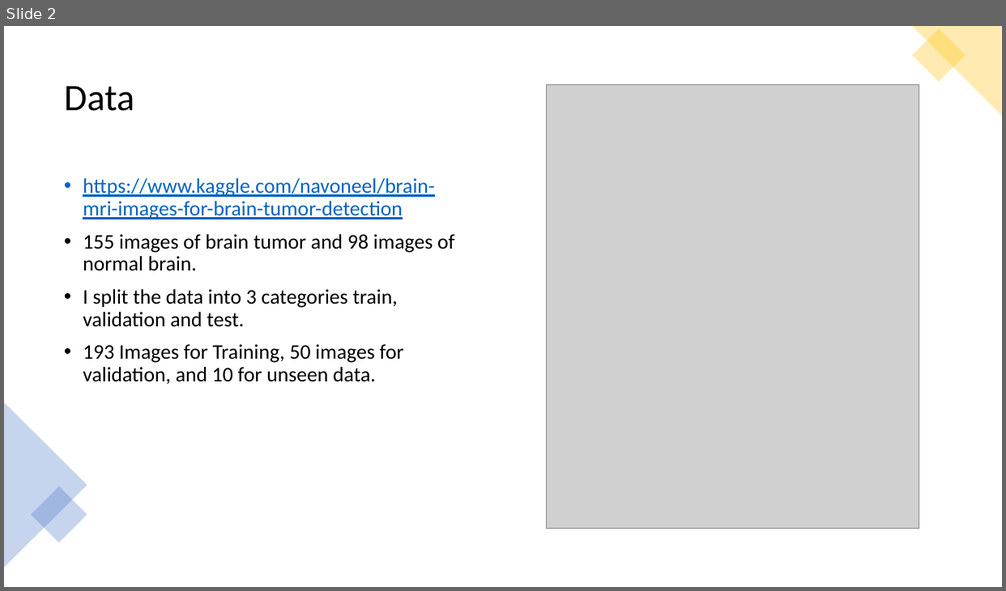
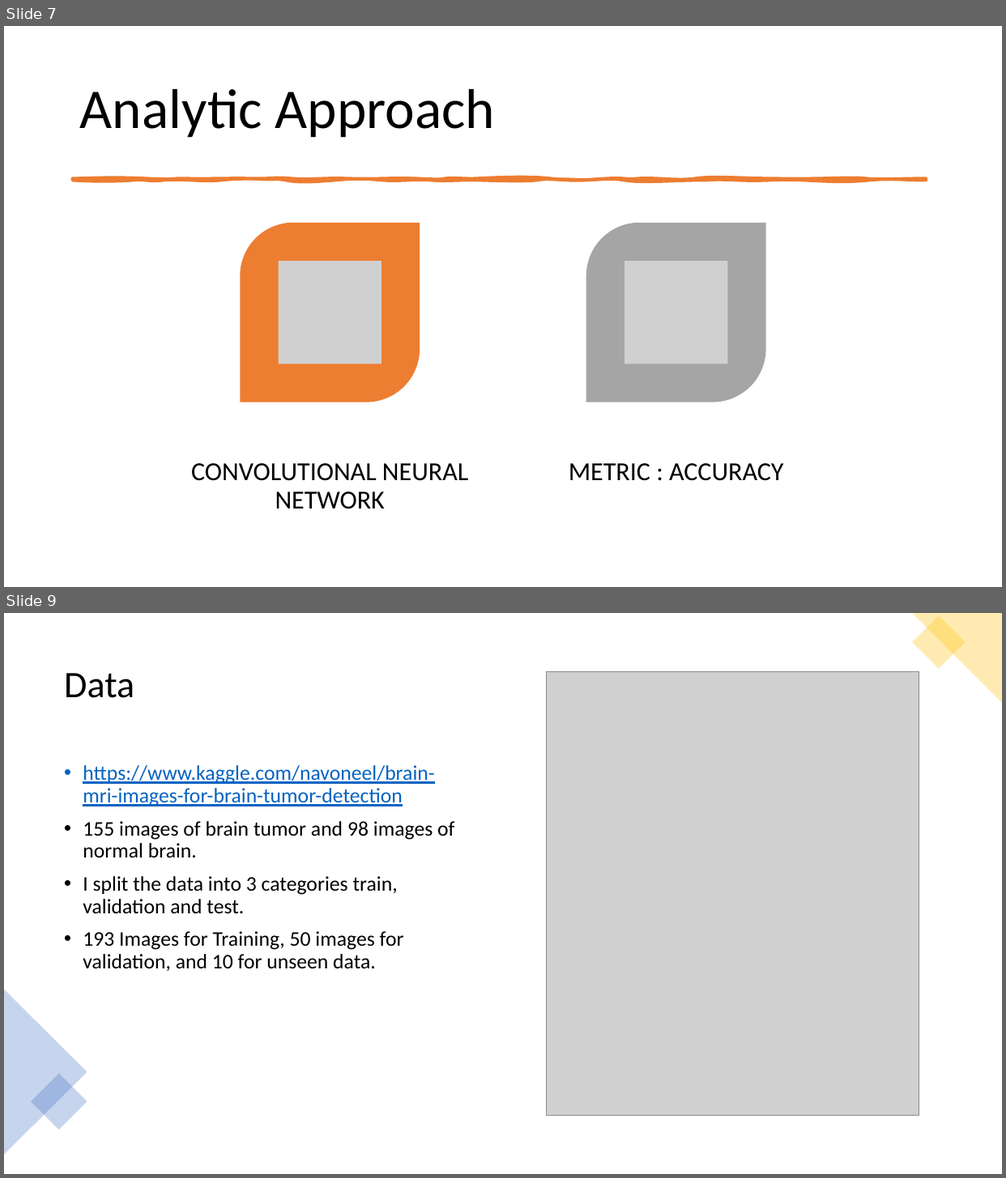
Before and after one commit to Sebercheres/Deep_Learning_Final_Project, a slide deck: Brain MRI Images for Brain Tumor Detection.pptx. Shown one above the other, each under a label of ours: slide 2 before the commit, slides 7 and 9 after it; the slides between them are not shown. The pictures are 1006x591 and 1006x1178 pixels, drawn with LibreOffice and Linux fonts; fonts in the diff are those of the drawing; grey boxes stand for pictures. Boxes give left, top, right and bottom in pixels: in the first picture for what was removed or moved away, otherwise in the second. Text is boxed around its words. In the diff, an @@ line names an element or a change of style, - is before the commit and + after.

```diff
--- a/Brain MRI Images for Brain Tumor Detection.pptx
+++ b/Brain MRI Images for Brain Tumor Detection.pptx
@@ slide 7 added at <box>4,26,1002,587</box>, background #FFFFFF @@
@@ title added at <box>80,89,495,138</box>, 54 pt, text #000000 @@
+Analytic Approach
@@ freeform shape added at <box>73,179,927,180</box>, fill #ED7D31, outline #ED7D31 3.25 pt @@
@@ group added at <box>191,223,783,510</box>: 2 round diag rects, 2 pictures, 2 texts @@
+CONVOLUTIONAL NEURAL NETWORK
+METRIC : ACCURACY
@@ what was slide 2 is now slide 9 @@
```
Also in this commit, not shown: 3 slides changed, 12 other slides added, 1 other file.
